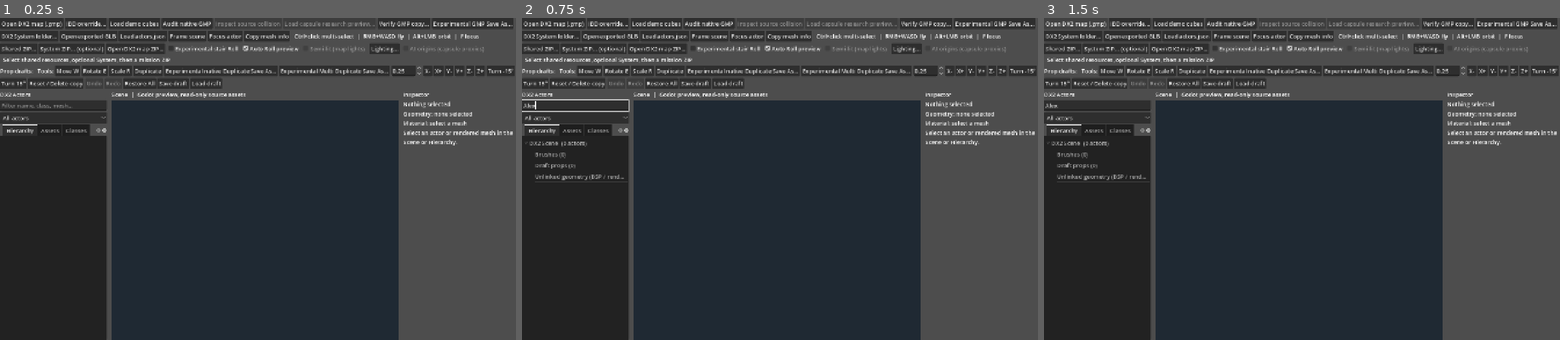
Above: before the commit, frames 1-3 (left to right).
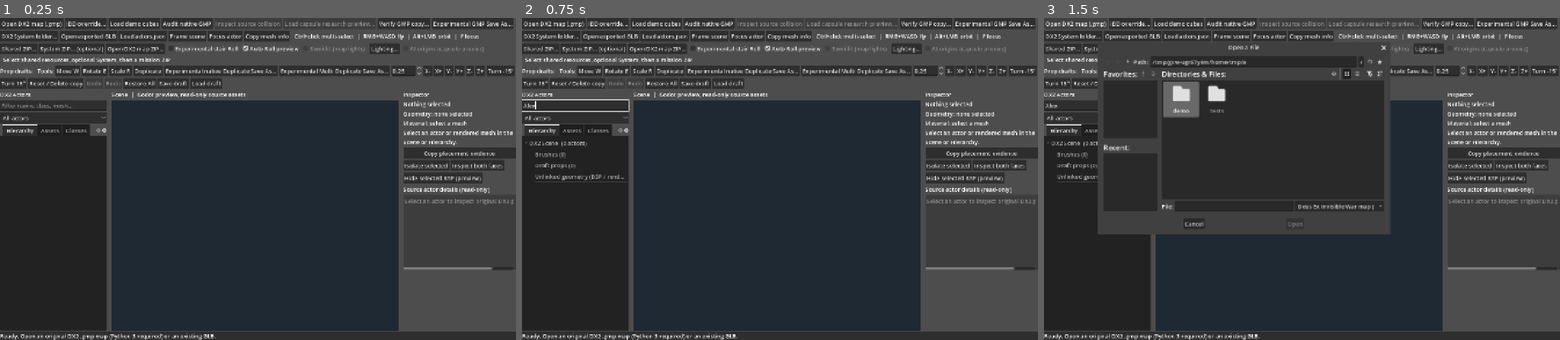
Above: after the commit, the same moments.

Repository: JakX2/Deus-Ex-2-SDK
Game: Godot game, scene res://main.tscn
Same seed, same stepped clock (60 frames per second), same inputs: the game is played once before the commit and once after it.
Inputs (mouse positions are in pixels of both pictures, inside the frame that each line leads up to):
- Up to frame 1 (0.25 s): no input
- Up to frame 2 (0.75 s): click (573, 104) at 0.52 s; type "Alex" at 0.6 s
- Up to frame 3 (1.5 s): click "Open DX2 map (.gmp)" at 1.25 s

The runs differ from the first frame. In frame 1, 3.2% of the frame differs, in the area x 0-100%, y 40-100%; in frame 2, 3.2%; in frame 3, 15%, in the area x 0-100%, y 8-100%.
Error before the commit: Parse Error: Cannot infer the type of "which" variable because the value doesn't have a set type. (res://capsule_sweep_panel.gd:149)

Commit message:
Godot 4.3: explicitly type pending capsule pick index from dynamic RefCounted state

Diff:
--- a/native_editor/godot_editor/capsule_sweep_panel.gd
+++ b/native_editor/godot_editor/capsule_sweep_panel.gd
@@ -146,7 +146,7 @@
     if not _active() or picks.picking == 0 or worker != null:
         return false
     var selection := _picker()
-    var which := picks.picking
+    var which: int = int(picks.picking)
     var offset := start_offset.value if which == 1 else end_offset.value
     if not picks.capture_hit(hit, selection.get("face_index_by_id"),
         str(editor_host.get("current_source_map_name")),
